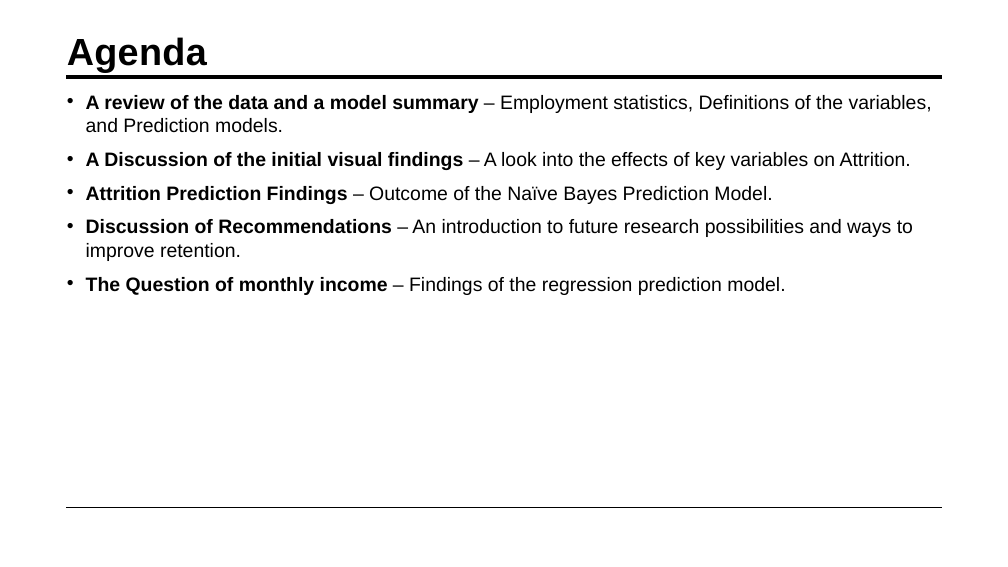
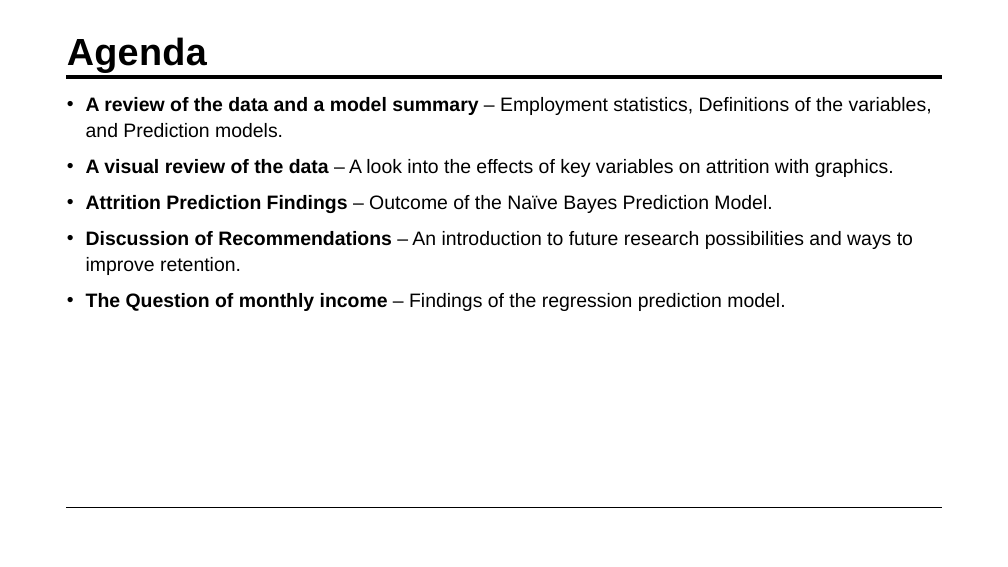
Before and after one commit to Weiprecht/CaseStudy2DDS, a slide deck: slide 2 of Attrition_Project_slides.pptx. Drawn at 1008x567 pixels with LibreOffice and Linux fonts; fonts in the diff are those of the drawing. Boxes give left, top, right and bottom in pixels: in the first picture for what was removed or moved away, otherwise in the second. Text is boxed around its words. In the diff, an @@ line names an element or a change of style, - is before the commit and + after.

```diff
--- a/Attrition_Project_slides.pptx
+++ b/Attrition_Project_slides.pptx
@@ text at box(86, 97, 932, 311): line spacing 1 to 1.1 @@
@@ text at box(86, 159, 894, 177): text changed @@
-• A Discussion of the initial visual findings – A look into the effects of key variables on Attrition.
+• A visual review of the data – A look into the effects of key variables on attrition with graphics.
```
Also in this commit, not shown: 4 other slides changed, 1 slide removed.
